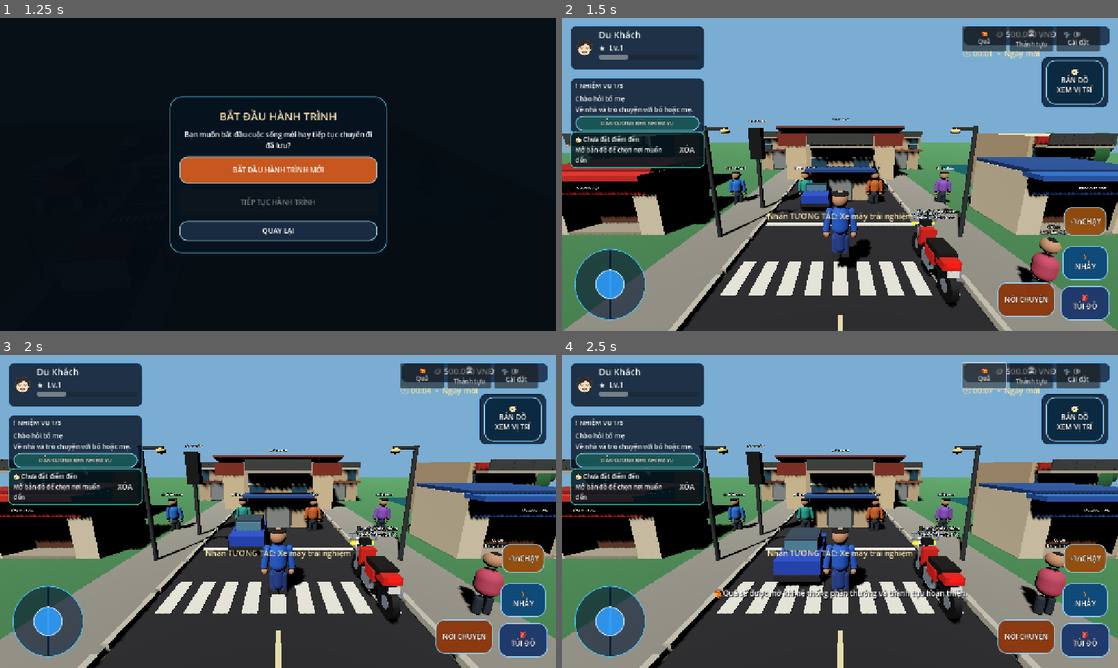
Above: before the commit, frames 1-4 (two rows, left to right).
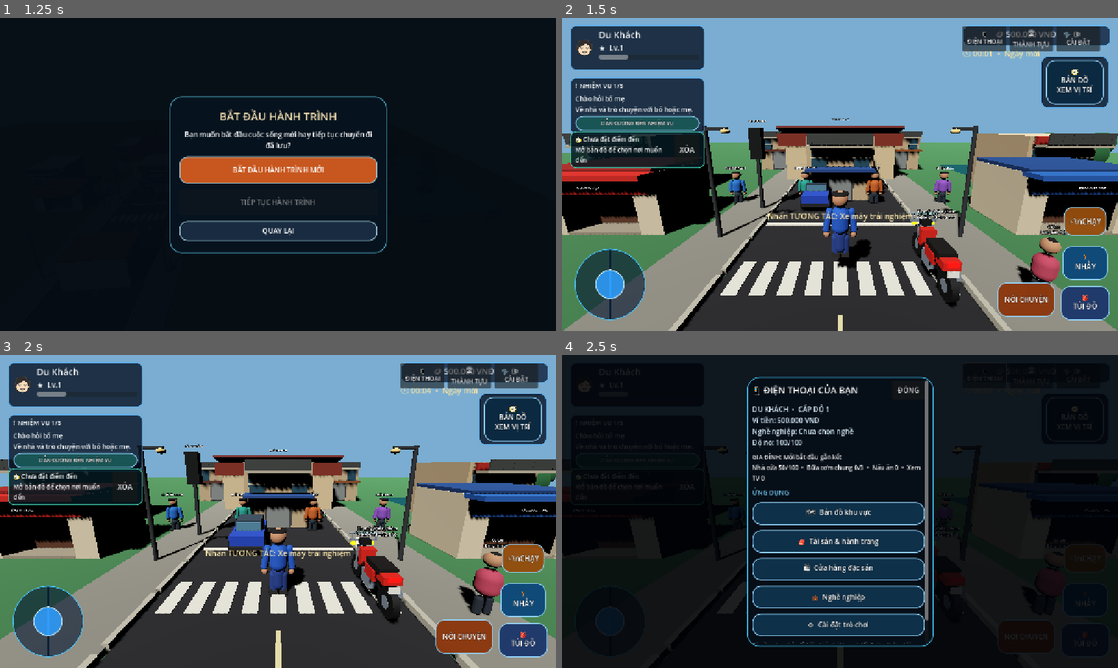
Above: after the commit, the same moments.

Repository: temu838655-dev/Vi-t-Nam-Du-L-ch
Game: Godot game, scene res://scenes/main.tscn
Two runs of this game, one before a commit and one after it. Both use one fixed random seed, a clock stepped at 60 frames per second and the inputs below.
Inputs (mouse positions are in pixels of both pictures, inside the frame that each line leads up to):
- Up to frame 1 (1.25 s): click "▶ CHƠI NGAY" at 0.5 s
- Up to frame 2 (1.5 s): click "BẮT ĐẦU HÀNH TRÌNH MỚI" at 1.25 s
- Up to frame 3 (2 s): no input
- Up to frame 4 (2.5 s): click (984, 376) at 2 s, where only the run after the commit has a clickable "📱 ĐIỆN THOẠI"

Frame 1 is identical in both runs. In frame 2, 0.2% of the frame differs, in the area x 72-95%, y 4-10%; in frame 3, 0.2%; in frame 4, 90%, in the area x 0-100%, y 0-100%.

Commit message:
Add in-game smartphone hub and quick apps

Diff:
--- a/Godot/scripts/mobile_hud.gd
+++ b/Godot/scripts/mobile_hud.gd
@@ -117,6 +117,7 @@
 var current_inventory_tab := "vehicle"
 var family_dialogue_overlay: Control
 var settings_overlay: Control
+var phone_overlay: Control
 var map_overlay: Control
 var map_canvas: LocalMapCanvas
 var active_waypoint := Vector3.ZERO
@@ -225,12 +226,15 @@
 	top_actions.position = Vector2(-utility_width - 18, 154 if compact_layout else 18)
 	top_actions.add_theme_constant_override("separation", 8)
 	ui_root.add_child(top_actions)
-	for action in ["🎁\nQuà", "🏆\nThành tựu", "⚙\nCài đặt"]:
+	for action in ["📱\nĐIỆN THOẠI", "🏆\nTHÀNH TỰU", "⚙\nCÀI ĐẶT"]:
 		var action_button := Button.new()
 		action_button.text = action
 		action_button.custom_minimum_size = Vector2(60 if compact_layout else 100, 54 if compact_layout else 58)
-		action_button.add_theme_font_size_override("font_size", 14)
-		action_button.pressed.connect(_show_hud_notice.bind(action.replace("\n", " ")))
+		action_button.add_theme_font_size_override("font_size", 12 if compact_layout else 14)
+		if action.begins_with("📱"):
+			action_button.pressed.connect(_open_phone)
+		else:
+			action_button.pressed.connect(_show_hud_notice.bind(action.replace("\n", " ")))
 		top_actions.add_child(action_button)
 
 	# A tappable local map replaces the old decorative placeholder.
@@ -352,6 +356,122 @@
 	panel.mouse_filter = Control.MOUSE_FILTER_IGNORE
 	panel.add_theme_stylebox_override("panel", _hud_style(Color(0.015, 0.055, 0.12, 0.78), Color(0.32, 0.68, 0.96, 0.82)))
 	return panel
+
+func _open_phone() -> void:
+	if is_instance_valid(phone_overlay):
+		phone_overlay.queue_free()
+	phone_overlay = Control.new()
+	phone_overlay.name = "InGamePhoneOverlay"
+	phone_overlay.set_anchors_and_offsets_preset(Control.PRESET_FULL_RECT)
+	phone_overlay.mouse_filter = Control.MOUSE_FILTER_STOP
+	ui_root.add_child(phone_overlay)
+
+	var shade := ColorRect.new()
+	shade.color = Color(0.003, 0.012, 0.025, 0.88)
+	shade.set_anchors_and_offsets_preset(Control.PRESET_FULL_RECT)
+	phone_overlay.add_child(shade)
+
+	var viewport_size := get_viewport().get_visible_rect().size
+	var panel_width := minf(430.0, viewport_size.x - 24.0)
+	var panel_height := minf(620.0, viewport_size.y - 24.0)
+	var shell := PanelContainer.new()
+	shell.set_anchors_preset(Control.PRESET_CENTER)
+	shell.offset_left = -panel_width * 0.5
+	shell.offset_right = panel_width * 0.5
+	shell.offset_top = -panel_height * 0.5
+	shell.offset_bottom = panel_height * 0.5
+	shell.add_theme_stylebox_override("panel", _hud_style(Color(0.025, 0.055, 0.09, 0.99), Color(0.24, 0.72, 0.9, 0.95), 28))
+	phone_overlay.add_child(shell)
+
+	var scroll := ScrollContainer.new()
+	scroll.size_flags_horizontal = Control.SIZE_EXPAND_FILL
+	scroll.size_flags_vertical = Control.SIZE_EXPAND_FILL
+	shell.add_child(scroll)
+	var layout := VBoxContainer.new()
+	layout.add_theme_constant_override("separation", 12)
+	layout.size_flags_horizontal = Control.SIZE_EXPAND_FILL
+	scroll.add_child(layout)
+
+	var header := HBoxContainer.new()
+	layout.add_child(header)
+	var title := Label.new()
+	title.text = "📱 ĐIỆN THOẠI CỦA BẠN"
+	title.add_theme_font_size_override("font_size", 21)
+	title.size_flags_horizontal = Control.SIZE_EXPAND_FILL
+	header.add_child(title)
+	var close := Button.new()
+	close.text = "ĐÓNG"
+	close.custom_minimum_size = Vector2(76, 44)
+	close.pressed.connect(_close_phone)
+	header.add_child(close)
+
+	var profile := Label.new()
+	profile.text = "DU KHÁCH  •  CẤP ĐỘ 1\nVí tiền: %s VNĐ\nNghề nghiệp: %s\nĐộ no: %d/100" % [_format_money(GameState.wallet_vnd), str(GameState.selected_career), int(GameState.satiety)]
+	profile.autowrap_mode = TextServer.AUTOWRAP_WORD_SMART
+	profile.add_theme_font_size_override("font_size", 16)
+	profile.add_theme_color_override("font_color", Color(0.86, 0.94, 1.0))
+	layout.add_child(profile)
+
+	var family := Label.new()
+	family.text = "GIA ĐÌNH: %s\n%s" % [str(GameState.get_family_relationship_title()), str(GameState.get_family_progress_text())]
+	family.autowrap_mode = TextServer.AUTOWRAP_WORD_SMART
+	family.add_theme_font_size_override("font_size", 14)
+	layout.add_child(family)
+
+	var section := Label.new()
+	section.text = "ỨNG DỤNG"
+	section.add_theme_font_size_override("font_size", 15)
+	section.add_theme_color_override("font_color", Color(0.48, 0.83, 1.0))
+	layout.add_child(section)
+
+	_add_phone_action(layout, "🗺  Bản đồ khu vực", _phone_open_map)
+	_add_phone_action(layout, "🎒  Tài sản & hành trang", _phone_open_inventory)
+	_add_phone_action(layout, "🛍  Cửa hàng đặc sản", _phone_open_food_shop)
+	_add_phone_action(layout, "💼  Nghề nghiệp", _phone_cycle_career)
+	_add_phone_action(layout, "⚙  Cài đặt trò chơi", _phone_open_settings)
+
+	var note := Label.new()
+	note.text = "Các ứng dụng bản đồ hiện hiển thị khu vực Hồ Gươm thử nghiệm. Bản đồ toàn quốc, gọi điện và mạng xã hội trong game chưa được triển khai."
+	note.autowrap_mode = TextServer.AUTOWRAP_WORD_SMART
+	note.add_theme_font_size_override("font_size", 12)
+	note.add_theme_color_override("font_color", Color(0.66, 0.76, 0.82))
+	layout.add_child(note)
+
+func _add_phone_action(parent: VBoxContainer, caption: String, callback: Callable) -> void:
+	var action := Button.new()
+	action.text = caption
+	action.custom_minimum_size = Vector2(0, 52)
+	action.size_flags_horizontal = Control.SIZE_EXPAND_FILL
+	action.add_theme_font_size_override("font_size", 16)
+	_style_game_button(action, Color(0.055, 0.19, 0.29, 0.98))
+	action.pressed.connect(callback)
+	parent.add_child(action)
+
+func _close_phone() -> void:
+	if is_instance_valid(phone_overlay):
+		phone_overlay.queue_free()
+	phone_overlay = null
+
+func _phone_open_map() -> void:
+	_close_phone()
+	_open_local_map()
+
+func _phone_open_inventory() -> void:
+	_close_phone()
+	open_inventory()
+
+func _phone_open_food_shop() -> void:
+	_close_phone()
+	open_shop("food", "CỬA HÀNG ĐẶC SẢN")
+
+func _phone_open_settings() -> void:
+	_close_phone()
+	open_game_settings()
+
+func _phone_cycle_career() -> void:
+	var next_career := GameState.choose_next_career()
+	_show_message("Nghề nghiệp đã chuyển thành: " + next_career + ". Hãy đến điểm làm việc để nhận ca.")
+	_close_phone()
 
 func _show_hud_notice(action_name: String) -> void:
 	if action_name.contains("Cài đặt"):
